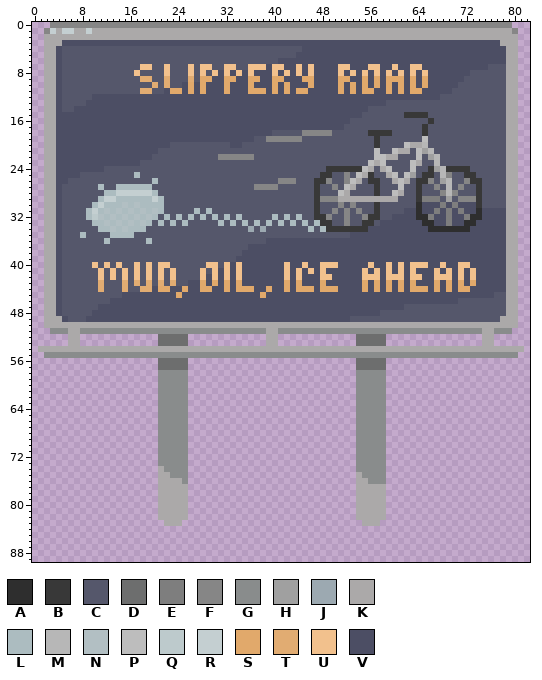
Sprite sheet: Assets/Sprites/Billboards/IceSign.PNG. That is the earlier state.
The file is 83x90 pixels. Pixels under 10% opacity are left out. Colours within 5 levels of each other are drawn and written as one.
Palette (. is transparent): A #2e2e2e  B #383838  C #55576b  D #6d6e6e  E #7e7e7e  F #868686  G #898c8c  H #a0a0a0  J #9ca9b1  K #aba9a9  L #acbcc0  M #b7b7b7  N #b2bfc3  P #bdbdbd  Q #bdcacc  R #c4cfd1  S #e1a96b  T #e1ac72  U #f2c18d  V #4c4e64
Now the later version:
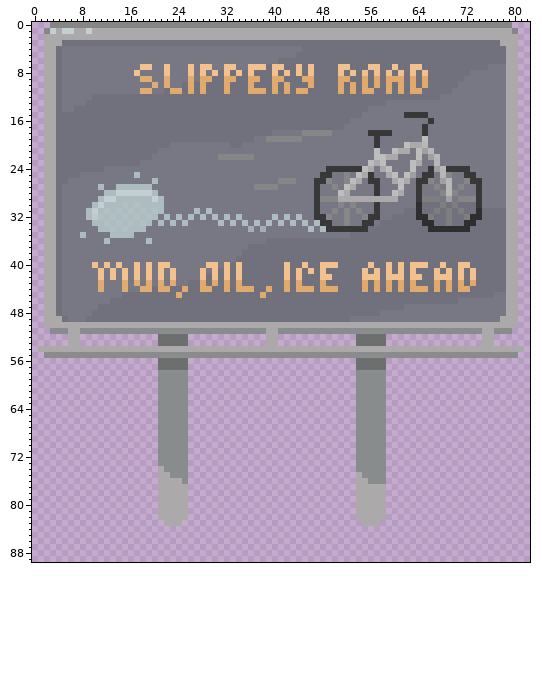
Change:
Colour C changes from #55576b to #777883.
Colour J changes from #9ca9b1 to #a2afb6.
Colour V changes from #4c4e64 to #70717d.
Changed places in both pictures, as pixel boxes (x1, y1, x2, y2):
changed: (56, 40, 506, 322)
